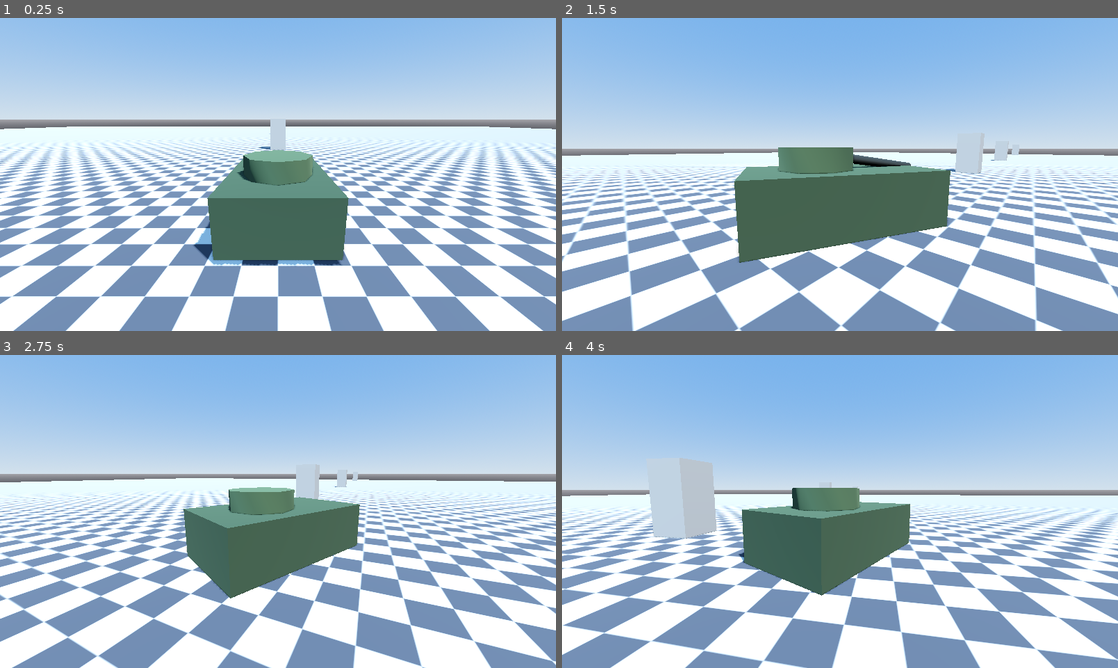
Above: before the commit, frames 1-4 (two rows, left to right).
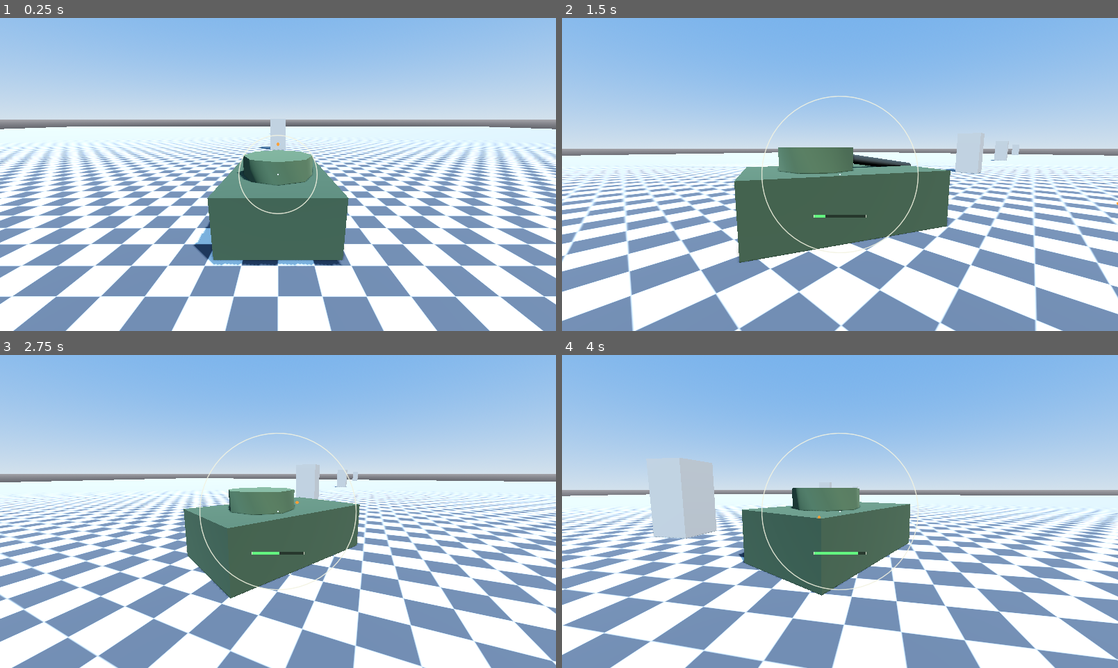
Above: after the commit, the same moments.

Repository: havekes/hull-down
Game: Godot game, scene res://scenes/TestArena.tscn
Two runs of this game, one before a commit and one after it. Both use one fixed random seed, a clock stepped at 60 frames per second and the inputs below.
Inputs (mouse positions are in pixels of both pictures, inside the frame that each line leads up to):
- Up to frame 1 (0.25 s): no input
- Up to frame 2 (1.5 s): tap Enter at 0.5 s; move the mouse to (962, 158) at 0.52 s; hold D (tank_right) 0.53-1.28 s; click (962, 158) at 0.6 s; move the mouse to (812, 174) at 1.27 s; hold W (tank_forward) from 1.28 s (still down); tap Mouse wheel up (camera_zoom_in) at 1.35 s
- Up to frame 3 (2.75 s): keep holding W (tank_forward); click (250, 511) at 1.55 s; move the mouse to (289, 505) at 2.02 s; hold Mouse wheel down (camera_zoom_out) from 2.03 s (still down); click (289, 505) at 2.3 s
- Up to frame 4 (4 s): keep holding W (tank_forward); move the mouse to (834, 517) at 2.77 s; release Mouse wheel down (camera_zoom_out) at 2.78 s; click (834, 517) at 2.85 s; move the mouse to (878, 514) at 3.52 s; click (878, 514) at 3.6 s

The runs differ from the first frame. In frame 1, 0.2% of the frame differs, in the area x 42-58%, y 37-63%; in frame 2, 0.4%, in the area x 35-100%, y 24-76%; in frame 3, 0.4%; in frame 4, 0.4%.

Commit message:
TANK-04: Reticle bloom UI & firing cycle (#10)
ReticleHUD (center dot, dispersion ring, muzzle marker, reload bar), dispersion model (base 30px/max 180px/aim 2.5s + movement/traverse/turret/shot penalties), GunController reload-gated firing with cone-offset raycast + 0.5s tracer. Fix: stop-shrink rate-limited to 2.5s. APPROVED by pr-review.

Diff:
--- /dev/null
+++ b/scenes/ReticleHUD.tscn
@@ -0,0 +1,13 @@
+[gd_scene load_steps=2 format=3]
+
+[ext_resource type="Script" uid="uid://donej10g84qka" path="res://scripts/ReticleHUD.gd" id="1_reticle"]
+
+[node name="ReticleHUD" type="Control"]
+layout_mode = 3
+anchors_preset = 15
+anchor_right = 1.0
+anchor_bottom = 1.0
+grow_horizontal = 2
+grow_vertical = 2
+mouse_filter = 2
+script = ExtResource("1_reticle")
--- a/scenes/TankBase.tscn
+++ b/scenes/TankBase.tscn
@@ -1,8 +1,9 @@
-[gd_scene load_steps=8 format=3]
+[gd_scene load_steps=9 format=3]
 
 [ext_resource type="Script" uid="uid://fk002rk62gah" path="res://scripts/TankController.gd" id="1_tank"]
 [ext_resource type="Script" uid="uid://6qml6u271nqw" path="res://scripts/controllers/camera_chase.gd" id="2_camera"]
 [ext_resource type="Script" uid="uid://b7whrad3gbmvj" path="res://scripts/TurretController.gd" id="3_turret"]
+[ext_resource type="Script" uid="uid://ch3ppxbdsi2fc" path="res://scripts/GunController.gd" id="4_gun"]
 
 [sub_resource type="BoxShape3D" id="BoxShape3D_hull"]
 size = Vector3(3.5, 1.8, 6)
@@ -43,6 +44,9 @@
 [node name="TurretController" type="Node3D" parent="."]
 script = ExtResource("3_turret")
 
+[node name="GunController" type="Node3D" parent="."]
+script = ExtResource("4_gun")
+
 [node name="Hull" type="Node3D" parent="."]
 
 [node name="HullMesh" type="CSGBox3D" parent="Hull"]
--- a/scenes/TestArena.tscn
+++ b/scenes/TestArena.tscn
@@ -1,8 +1,9 @@
-[gd_scene load_steps=11 format=3]
+[gd_scene load_steps=12 format=3]
 
 [ext_resource type="Script" path="res://scripts/controllers/debug_input_logger.gd" id="1_debug"]
 [ext_resource type="Material" path="res://assets/materials/checkerboard.tres" id="2_ground"]
 [ext_resource type="PackedScene" path="res://scenes/TankBase.tscn" id="3_tank"]
+[ext_resource type="PackedScene" path="res://scenes/ReticleHUD.tscn" id="4_reticle"]
 
 [sub_resource type="ProceduralSkyMaterial" id="ProceduralSkyMaterial_sky"]
 sky_top_color = Color(0.35, 0.55, 0.85, 1)
@@ -83,7 +84,12 @@
 [node name="CollisionShape3D" type="CollisionShape3D" parent="ReferencePillars/Pillar100m"]
 shape = SubResource("BoxShape3D_pillar")
 
-[node name="Tank" parent="." instance=ExtResource("3_tank")]
+[node name="Tank" parent="." instance=ExtResource("3_tank") groups=["tank"]]
 
 [node name="InputDebug" type="Node" parent="."]
 script = ExtResource("1_debug")
+
+[node name="HUDRoot" type="CanvasLayer" parent="."]
+
+[node name="ReticleHUD" parent="HUDRoot" instance=ExtResource("4_reticle")]
+tank_path = NodePath("../../Tank")
--- /dev/null
+++ b/scripts/GunController.gd
@@ -0,0 +1,153 @@
+extends Node3D
+class_name GunController
+## TANK-04 firing controller: reload gating, dispersion spread and tracers.
+##
+## Reads the [code]tank_fire[/code] action. When the reload timer has elapsed it
+## traces a shell from the barrel [b]Muzzle[/b] with a random offset inside the
+## reticle's dispersion cone, spawns a short-lived tracer along the shell path,
+## applies a temporary dispersion spike to the reticle, and starts the reload.
+##
+## The dispersion fraction is read from the [ReticleHUD] found in the
+## [code]reticle_hud[/code] group and mapped from its minimum to maximum cone
+## half-angle with [method lerpf]. The dependency is one-way
+## (GunController -> ReticleHUD) so the two scripts cannot form a cyclic
+## [code]class_name[/code] reference.
+##
+## A shell is resolved instantly with a raycast (no travelling projectile) for
+## deterministic gameplay; the tracer is a stretched unshaded [BoxMesh] between
+## the muzzle and the traced impact (or [member tracer_range] when nothing is
+## hit), freed after [member tracer_lifetime] seconds.
+
+const ACTION_FIRE: StringName = &"tank_fire"
+const GROUP_RETICLE_HUD: StringName = &"reticle_hud"
+const MUZZLE_PATH: NodePath = ^"../Hull/TurretMount/GunMount/Muzzle"
+
+const TRACER_WIDTH: float = 0.08
+const TRACER_COLOR: Color = Color(1.0, 0.88, 0.35, 1.0)
+const TRACER_EMISSION: Color = Color(1.0, 0.75, 0.15, 1.0)
+
+## Seconds between shots (reload cycle).
+@export var reload_time: float = 4.0
+## Seconds a tracer stays visible.
+@export var tracer_lifetime: float = 0.5
+## Distance (m) the shell ray travels when it hits nothing.
+@export var tracer_range: float = 500.0
+## Firing-cone half-angle (deg) at minimum dispersion.
+@export var spread_min_deg: float = 0.5
+## Firing-cone half-angle (deg) at maximum dispersion.
+@export var spread_max_deg: float = 4.0
+## Physics collision layers the shell ray can hit.
+@export_flags_3d_physics var collision_mask: int = 1
+
+## Emitted after every shot. [param spread_angle] is the cone half-angle (rad).
+signal fired(start: Vector3, end: Vector3, spread_angle: float)
+
+@onready var _muzzle: Node3D = get_node_or_null(MUZZLE_PATH)
+@onready var _tank: CollisionObject3D = get_parent() as CollisionObject3D
+
+var _reload_timer: float = 0.0
+var _reticle_hud: ReticleHUD = null
+var _tracer_material: StandardMaterial3D
+
+
+func _ready() -> void:
+	_tracer_material = StandardMaterial3D.new()
+	_tracer_material.shading_mode = BaseMaterial3D.SHADING_MODE_UNSHADED
+	_tracer_material.albedo_color = TRACER_COLOR
+	_tracer_material.emission_enabled = true
+	_tracer_material.emission = TRACER_EMISSION
+	_tracer_material.emission_energy_multiplier = 4.0
+
+
+# All gun state advances on the physics tick. The hull and turret controllers run
+# in _physics_process, so reading input and firing here keeps the muzzle
+# transform and aim state in sync with them (no one-tick stale transform) and
+# makes the raycast frame-rate independent. The reload countdown lives here too
+# for consistency with the rest of the cycle.
+func _physics_process(delta: float) -> void:
+	_reload_timer = maxf(_reload_timer - delta, 0.0)
+	if _reticle_hud == null:
+		_reticle_hud = get_tree().get_first_node_in_group(GROUP_RETICLE_HUD) as ReticleHUD
+	if _reticle_hud != null:
+		_reticle_hud.set_reload_state(get_reload_progress(), is_reloading())
+	if Input.is_action_pressed(ACTION_FIRE) and can_fire():
+		_fire()
+
+
+## True while the gun is cycling between shots.
+func is_reloading() -> bool:
+	return _reload_timer > 0.0
+
+
+## Reload completion fraction in [code]0..1[/code] (0 just fired, 1 ready).
+func get_reload_progress() -> float:
+	if reload_time <= 0.0:
+		return 1.0
+	return clampf(1.0 - _reload_timer / reload_time, 0.0, 1.0)
+
+
+## True when the gun is loaded and the muzzle exists.
+func can_fire() -> bool:
+	return _reload_timer <= 0.0 and _muzzle != null
+
+
+func _fire() -> void:
+	_reload_timer = reload_time
+	var fraction: float = _reticle_hud.get_dispersion_fraction() if _reticle_hud != null else 0.0
+	var spread_angle: float = deg_to_rad(lerpf(spread_min_deg, spread_max_deg, fraction))
+	var start: Vector3 = _muzzle.global_position
+	var direction: Vector3 = _random_cone_direction(spread_angle)
+	var end: Vector3 = _trace_shell(start, direction)
+	_spawn_tracer(start, end)
+	if _reticle_hud != null:
+		_reticle_hud.apply_shot_penalty()
+	fired.emit(start, end, spread_angle)
+
+
+# Returns a unit direction inside a cone of half-angle spread_angle around the
+# barrel axis. sqrt(randf()) gives a uniform distribution over the cone disc.
+func _random_cone_direction(spread_angle: float) -> Vector3:
+	var basis: Basis = _muzzle.global_transform.basis
+	var forward: Vector3 = -basis.z
+	var azimuth: float = randf() * TAU
+	var radial: float = sqrt(randf()) * tan(spread_angle)
+	var offset: Vector3 = (basis.x * cos(azimuth) + basis.y * sin(azimuth)) * radial
+	return (forward + offset).normalized()
+
+
+# Raycasts the shell path against world geometry, ignoring the tank's own body.
+func _trace_shell(from: Vector3, direction: Vector3) -> Vector3:
+	var to: Vector3 = from + direction * tracer_range
+	var exclude: Array[RID] = []
+	if _tank != null:
+		exclude.append(_tank.get_rid())
+	var query: PhysicsRayQueryParameters3D = PhysicsRayQueryParameters3D.create(
+			from, to, collision_mask, exclude)
+	var hit: Dictionary = get_world_3d().direct_space_state.intersect_ray(query)
+	return to if hit.is_empty() else (hit.position as Vector3)
+
+
+func _spawn_tracer(start: Vector3, end: Vector3) -> void:
+	var length: float = start.distance_to(end)
+	if length < 0.01:
+		return
+	var box: BoxMesh = BoxMesh.new()
+	box.size = Vector3(TRACER_WIDTH, TRACER_WIDTH, length)
+	var tracer: MeshInstance3D = MeshInstance3D.new()
+	tracer.mesh = box
+	tracer.material_override = _tracer_material
+
+	var parent: Node = get_tree().current_scene
+	if parent == null:
+		parent = get_tree().root
+	parent.add_child(tracer)
+
+	var direction: Vector3 = (end - start) / length
+	var up: Vector3 = Vector3.UP
+	if absf(direction.dot(up)) > 0.99:
+		up = Vector3.FORWARD
+	tracer.global_transform = Transform3D(
+			Basis.looking_at(direction, up), (start + end) * 0.5)
+
+	var timer: SceneTreeTimer = get_tree().create_timer(tracer_lifetime)
+	timer.timeout.connect(tracer.queue_free)
--- /dev/null
+++ b/scripts/ReticleHUD.gd
@@ -0,0 +1,208 @@
+extends Control
+class_name ReticleHUD
+## TANK-04 dynamic dispersion reticle (bloom) and reload HUD.
+##
+## Draws a fixed screen-centre dot, an outer ring whose radius tracks the
+## current dispersion, a marker for where the barrel actually points, and a
+## reload progress bar while the gun is cycling.
+##
+## Dispersion is accumulated from three continuous penalties (hull speed, hull
+## traverse, turret traverse) plus a temporary spike applied on firing. The ring
+## blooms out to the target radius within [member bloom_time]. It never shrinks
+## faster than the rate that covers the full range in [member aim_time] seconds,
+## so releasing the controls always returns the ring to the base size over about
+## [member aim_time] even while the hull is still coasting to a stop.
+##
+## Wiring: [member tank_path] points at the tank root; the camera, muzzle and
+## controllers are resolved from it. The gun finds this HUD through the
+## [code]reticle_hud[/code] group and pushes reload state into it. This script
+## never references the gun type, so the two scripts have no cyclic
+## [code]class_name[/code] dependency.
+
+const GROUP_RETICLE_HUD: StringName = &"reticle_hud"
+const CAMERA_PATH: NodePath = ^"CameraPivot/Camera3D"
+const MUZZLE_PATH: NodePath = ^"Hull/TurretMount/GunMount/Muzzle"
+const TURRET_PATH: NodePath = ^"TurretController"
+
+const COLOR_CENTER_DOT: Color = Color(0.92, 0.96, 1.0, 0.95)
+const COLOR_RING: Color = Color(0.95, 0.95, 0.88, 0.85)
+const COLOR_MUZZLE_MARKER: Color = Color(1.0, 0.62, 0.2, 0.95)
+const COLOR_RELOAD_BG: Color = Color(0.0, 0.0, 0.0, 0.45)
+const COLOR_RELOAD_FILL: Color = Color(0.4, 1.0, 0.52, 0.95)
+
+const RING_SEGMENTS: int = 64
+const RING_WIDTH: float = 2.0
+const CENTER_DOT_RADIUS: float = 2.0
+const MUZZLE_MARKER_RADIUS: float = 3.5
+const RELOAD_BAR_SIZE: Vector2 = Vector2(120.0, 6.0)
+const RELOAD_BAR_OFFSET: Vector2 = Vector2(0.0, 96.0)
+
+## Node path (relative to this Control) to the tank root. Falls back to the
+## first node in the [code]tank[/code] group when left empty.
+@export var tank_path: NodePath
+## Minimum dispersion radius in screen pixels; the resting size.
+@export var base_dispersion_radius: float = 30.0
+## Maximum dispersion radius in screen pixels.
+@export var max_dispersion_radius: float = 180.0
+## Seconds for dispersion to shrink from max back to base when stationary.
+@export var aim_time: float = 2.5
+## Seconds for dispersion to bloom out to the target when a penalty appears.
+@export var bloom_time: float = 0.25
+## Pixels added at full hull speed (full forward or full reverse).
+@export var movement_penalty: float = 200.0
+## Pixels added while the hull is steering.
+@export var traverse_penalty: float = 200.0
+## Pixels added while the turret or gun is traversing.
+@export var turret_penalty: float = 60.0
+## Temporary pixel spike added immediately after firing (decays over ~aim_time).
+@export var shot_penalty: float = 150.0
+## Distance (m) along the barrel used to place the muzzle-direction marker.
+@export var muzzle_marker_distance: float = 100.0
+## Hull yaw rate (rad/s) above which the hull-traverse penalty applies.
+@export var yaw_rate_epsilon: float = 0.01
+## Turret traverse rate (rad/s) above which the turret penalty applies.
+@export var traverse_rate_epsilon: float = 0.02
+
+## Current dispersion radius in screen pixels. Kept within
+## [code]base_dispersion_radius..max_dispersion_radius[/code].
+var current_dispersion_radius: float = 0.0
+
+var _tank: Node3D
+var _camera: Camera3D
+var _muzzle: Node3D
+var _tank_controller: TankController
+var _turret_controller: TurretController
+
+var _shot_spike: float = 0.0
+var _reload_progress: float = 1.0
+var _reloading: bool = false
+
+
+func _ready() -> void:
+	add_to_group(GROUP_RETICLE_HUD)
+	current_dispersion_radius = base_dispersion_radius
+	_resolve_references()
+
+
+func _process(delta: float) -> void:
+	_resolve_references()
+	_update_dispersion(delta)
+	queue_redraw()
+
+
+## Current dispersion normalised in [code]0..1[/code]: base radius is 0 and max
+## radius is 1. Used by the gun to size its firing cone.
+func get_dispersion_fraction() -> float:
+	var span: float = max_dispersion_radius - base_dispersion_radius
+	if span <= 0.0:
+		return 0.0
+	return clampf((current_dispersion_radius - base_dispersion_radius) / span, 0.0, 1.0)
+
+
+## Applies the temporary firing spike to the dispersion. The ring snaps out to
+## the spiked radius immediately, then decays over roughly [member aim_time].
+func apply_shot_penalty() -> void:
+	_shot_spike = shot_penalty
+	current_dispersion_radius = clampf(
+			base_dispersion_radius + _shot_spike,
+			base_dispersion_radius,
+			max_dispersion_radius)
+
+
+## Pushes reload state from the gun. [param progress] is the completion
+## fraction in [code]0..1[/code] (0 just fired, 1 ready).
+func set_reload_state(progress: float, reloading: bool) -> void:
+	_reload_progress = clampf(progress, 0.0, 1.0)
+	_reloading = reloading
+
+
+# Resolves the tank and its children. Called every frame: each reference is
+# filled in independently while unset (or freed) so nodes that appear later,
+# depending on scene order, are still picked up.
+func _resolve_references() -> void:
+	if not is_instance_valid(_tank):
+		_tank = null
+		if tank_path != NodePath():
+			_tank = get_node_or_null(tank_path) as Node3D
+		if _tank == null:
+			_tank = get_tree().get_first_node_in_group(&"tank") as Node3D
+	if _tank == null:
+		return
+	if not is_instance_valid(_camera):
+		_camera = _tank.get_node_or_null(CAMERA_PATH) as Camera3D
+	if not is_instance_valid(_muzzle):
+		_muzzle = _tank.get_node_or_null(MUZZLE_PATH) as Node3D
+	if not is_instance_valid(_tank_controller):
+		_tank_controller = _tank as TankController
+	if not is_instance_valid(_turret_controller):
+		_turret_controller = _tank.get_node_or_null(TURRET_PATH) as TurretController
+
+
+func _update_dispersion(delta: float) -> void:
+	var shrink_rate: float = (max_dispersion_radius - base_dispersion_radius) \
+			/ maxf(aim_time, 0.001)
+	var bloom_rate: float = (max_dispersion_radius - base_dispersion_radius) \
+			/ maxf(bloom_time, 0.001)
+	_shot_spike = move_toward(_shot_spike, 0.0, shrink_rate * delta)
+
+	var penalties: float = _continuous_penalties() + _shot_spike
+	var target: float = clampf(
+			base_dispersion_radius + penalties,
+			base_dispersion_radius,
+			max_dispersion_radius)
+	# Bloom out quickly when the target grows, but never shrink faster than the
+	# aim_time rate: rate-limiting the down move here keeps a stop at ~aim_time
+	# even while speed_fraction is still ramping down during deceleration.
+	var rate: float = bloom_rate if target > current_dispersion_radius else shrink_rate
+	current_dispersion_radius = move_toward(
+			current_dispersion_radius, target, rate * delta)
+	current_dispersion_radius = clampf(
+			current_dispersion_radius, base_dispersion_radius, max_dispersion_radius)
+
+
+# Sum of the continuous movement/traverse penalties for this frame. The
+# speed-scaled movement penalty only applies while the hull is actually moving;
+# pure pivot-in-place turns still contribute the traverse penalty via yaw rate.
+func _continuous_penalties() -> float:
+	var total: float = 0.0
+	if _tank_controller != null:
+		if _tank_controller.is_moving():
+			total += movement_penalty * _tank_controller.get_speed_fraction()
+		if _tank_controller.get_yaw_rate() > yaw_rate_epsilon:
+			total += traverse_penalty
+	if _turret_controller != null and _turret_controller.is_traversing(traverse_rate_epsilon):
+		total += turret_penalty
+	return total
+
+
+func _draw() -> void:
+	var center: Vector2 = size * 0.5
+	draw_arc(center, current_dispersion_radius, 0.0, TAU, RING_SEGMENTS,
+			COLOR_RING, RING_WIDTH, true)
+	draw_circle(center, CENTER_DOT_RADIUS, COLOR_CENTER_DOT)
+	_draw_muzzle_marker()
+	_draw_reload_bar(center)
+
+
+# Projects a point along the barrel's forward axis to the screen so the marker
+# shows where the gun actually points, independent of the camera crosshair.
+func _draw_muzzle_marker() -> void:
+	if _camera == null or _muzzle == null:
+		return
+	var forward: Vector3 = -_muzzle.global_transform.basis.z
+	var point: Vector3 = _muzzle.global_position + forward * muzzle_marker_distance
+	if _camera.is_position_behind(point):
+		return
+	var screen_point: Vector2 = _camera.unproject_position(point)
+	screen_point = screen_point.clamp(Vector2.ZERO, size)
+	draw_circle(screen_point, MUZZLE_MARKER_RADIUS, COLOR_MUZZLE_MARKER)
+
+
+func _draw_reload_bar(center: Vector2) -> void:
+	if not _reloading:
+		return
+	var origin: Vector2 = center + RELOAD_BAR_OFFSET - RELOAD_BAR_SIZE * 0.5
+	draw_rect(Rect2(origin, RELOAD_BAR_SIZE), COLOR_RELOAD_BG, true)
+	var fill: Vector2 = Vector2(RELOAD_BAR_SIZE.x * _reload_progress, RELOAD_BAR_SIZE.y)
+	draw_rect(Rect2(origin, fill), COLOR_RELOAD_FILL, true)
+	draw_rect(Rect2(origin, RELOAD_BAR_SIZE), COLOR_RING, false, 1.0)
--- a/scripts/TankController.gd
+++ b/scripts/TankController.gd
@@ -1,4 +1,5 @@
 extends CharacterBody3D
+class_name TankController
 ## TANK-02 kinematic tracked-vehicle driving controller.
 ##
 ## Drives a [CharacterBody3D] hull with World-of-Tanks-style weight: the tank
@@ -40,6 +41,7 @@
 @export var debug: bool = false
 
 var _yaw: float = 0.0
+var _yaw_rate: float = 0.0
 var _forward_speed: float = 0.0
 var _floor_up: Vector3 = Vector3.UP
 var _corner_raycasts: Array[RayCast3D] = []
@@ -69,6 +71,25 @@
 ## Signed scalar speed along the hull heading, positive forward (m/s).
 func get_forward_speed() -> float:
 	return _forward_speed
+
+
+## Magnitude of the hull's yaw rate (rad/s); zero when not steering.
+func get_yaw_rate() -> float:
+	return absf(_yaw_rate)
+
+
+## True while the hull is travelling faster than [param speed_epsilon] (m/s).
+func is_moving(speed_epsilon: float = 0.5) -> bool:
+	return absf(_forward_speed) > speed_epsilon
+
+
+## Speed normalised against the cap for the current direction, in [code]0..1[/code].
+## Full forward and full reverse both report [code]1.0[/code].
+func get_speed_fraction() -> float:
+	var reference: float = max_forward_speed if _forward_speed >= 0.0 else max_reverse_speed
+	if reference <= 0.0:
+		return 0.0
+	return clampf(absf(_forward_speed) / reference, 0.0, 1.0)
 
 
 # Selects the target speed from the drive input, lowers it while steering, and
@@ -96,9 +117,11 @@
 # hull_traverse_speed, which keeps pivot-in-place and wide under-way arcs
 # consistent. The difference between the two is purely the speed behaviour.
 func _update_turn(turn_input: float, delta: float) -> void:
+	_yaw_rate = 0.0
 	if is_zero_approx(turn_input):
 		return
-	_yaw = wrapf(_yaw + turn_input * hull_traverse_speed * delta, -PI, PI)
+	_yaw_rate = turn_input * hull_traverse_speed
+	_yaw = wrapf(_yaw + _yaw_rate * delta, -PI, PI)
 
 
 # Rebuilds the hull basis from the heading yaw and the averaged floor normal so
--- a/scripts/TurretController.gd
+++ b/scripts/TurretController.gd
@@ -1,4 +1,5 @@
 extends Node3D
+class_name TurretController
 ## TANK-03 decoupled turret traverse and gun elevation controller.
 ##
 ## Every physics frame this reads the chase camera's screen-centre ray to resolve
@@ -43,6 +44,10 @@
 ## hits no geometry it lies [member aim_fallback_distance] metres along the ray.
 var target_aim_point: Vector3 = Vector3.ZERO
 
+# Combined turret yaw + gun pitch angular speed applied this physics frame
+# (rad/s), used by the reticle HUD to bloom while the mounts are moving.
+var _traverse_rate: float = 0.0
+
 # RIDs the aim ray ignores so it cannot hit the tank's own hull.
 var _exclude_rids: Array[RID] = []
 
@@ -56,9 +61,24 @@
 
 
 func _physics_process(delta: float) -> void:
+	var yaw_before: float = _turret_mount.rotation.y
+	var pitch_before: float = _gun_mount.rotation.x
 	_update_target_aim_point()
 	_update_turret_yaw(delta)
 	_update_gun_pitch(delta)
+	var yaw_delta: float = absf(angle_difference(yaw_before, _turret_mount.rotation.y))
+	var pitch_delta: float = absf(_gun_mount.rotation.x - pitch_before)
+	_traverse_rate = (yaw_delta + pitch_delta) / delta if delta > 0.0 else 0.0
+
+
+## Combined turret yaw + gun pitch angular speed this frame (rad/s).
+func get_traverse_rate() -> float:
+	return _traverse_rate
+
+
+## True while the mounts are moving faster than [param threshold] (rad/s).
+func is_traversing(threshold: float = 0.05) -> bool:
+	return get_traverse_rate() > threshold
 
 
 # Resolves where the camera centre ray lands this frame. Falls back to a far
Not shown, added: scripts/GunController.gd.uid
Not shown, added: scripts/ReticleHUD.gd.uid
